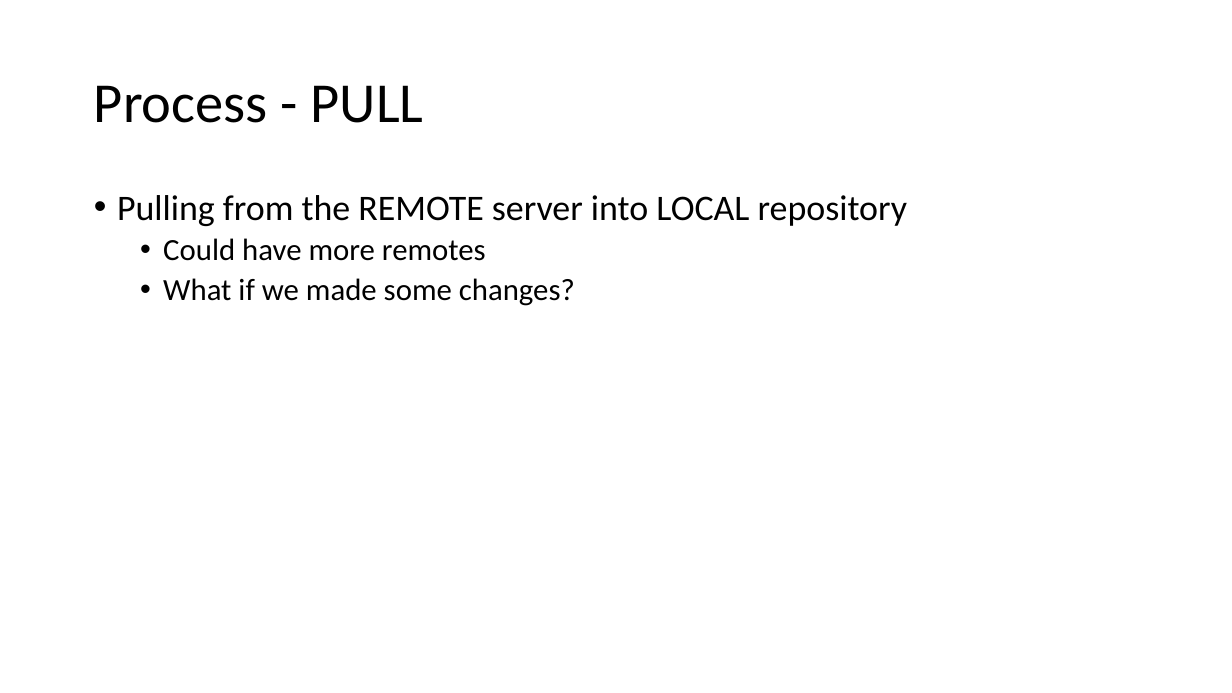
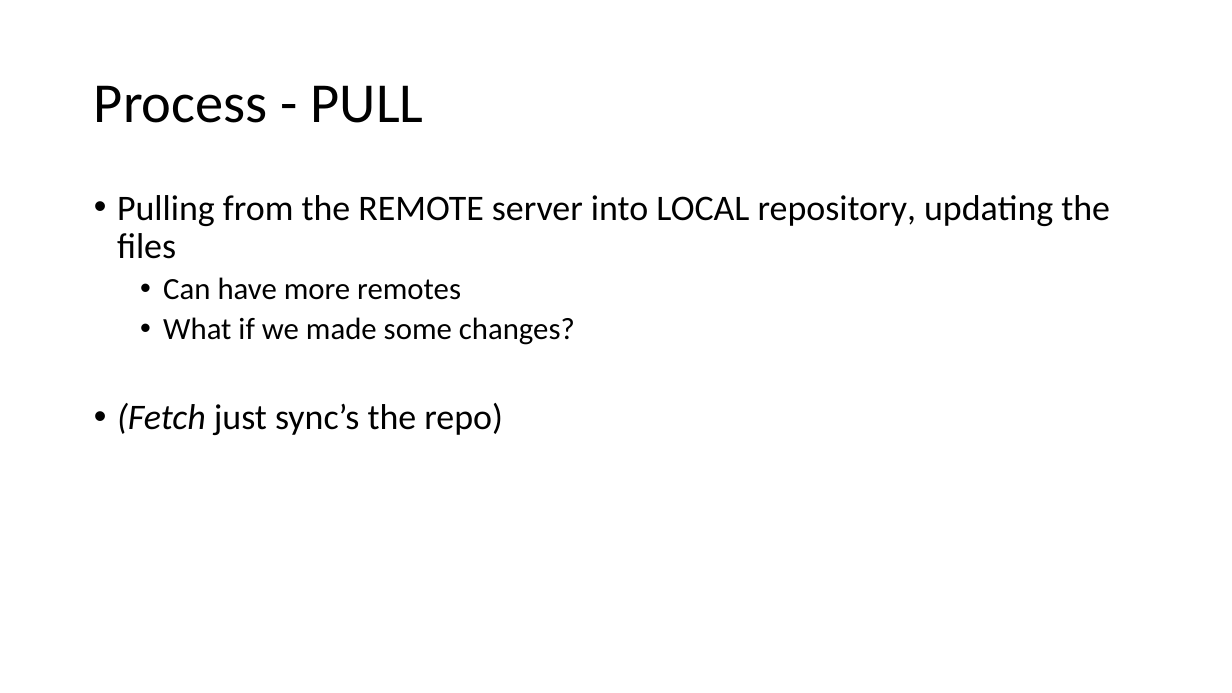
Before and after one commit to yuricai/Phys520, a slide deck: slide 25 of 01_GitTutorial/HowToGit_Introduction.pptx. Drawn at 1232x693 pixels with LibreOffice and Linux fonts; fonts in the diff are those of the drawing. Boxes give left, top, right and bottom in pixels: in the first picture for what was removed or moved away, otherwise in the second. Text is boxed around its words. In the diff, an @@ line names an element or a change of style, - is before the commit and + after.

```diff
--- a/01_GitTutorial/HowToGit_Introduction.pptx
+++ b/01_GitTutorial/HowToGit_Introduction.pptx
@@ text at (117, 195, 1110, 300): text changed @@
-• Pulling from the REMOTE server into LOCAL repository
-  • Could have more remotes
+• Pulling from the REMOTE server into LOCAL repository, updating the files
+  • Can have more remotes
@@ text at (117, 403, 503, 435): paragraph added @@
+• (Fetch just sync’s the repo)
```
Also in this commit, not shown: 7 other slides changed, 2 slides added, 2 other files.
